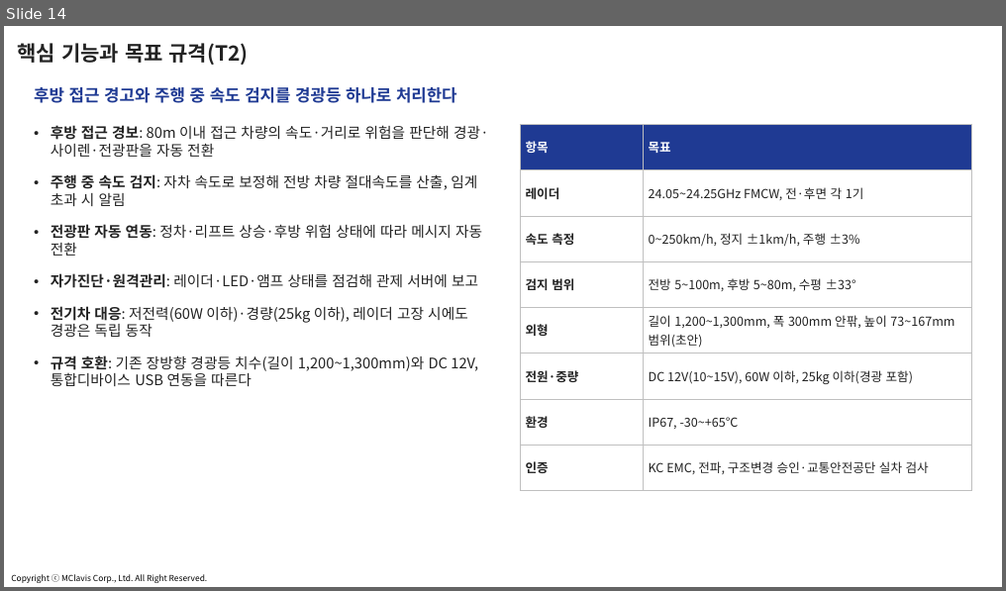
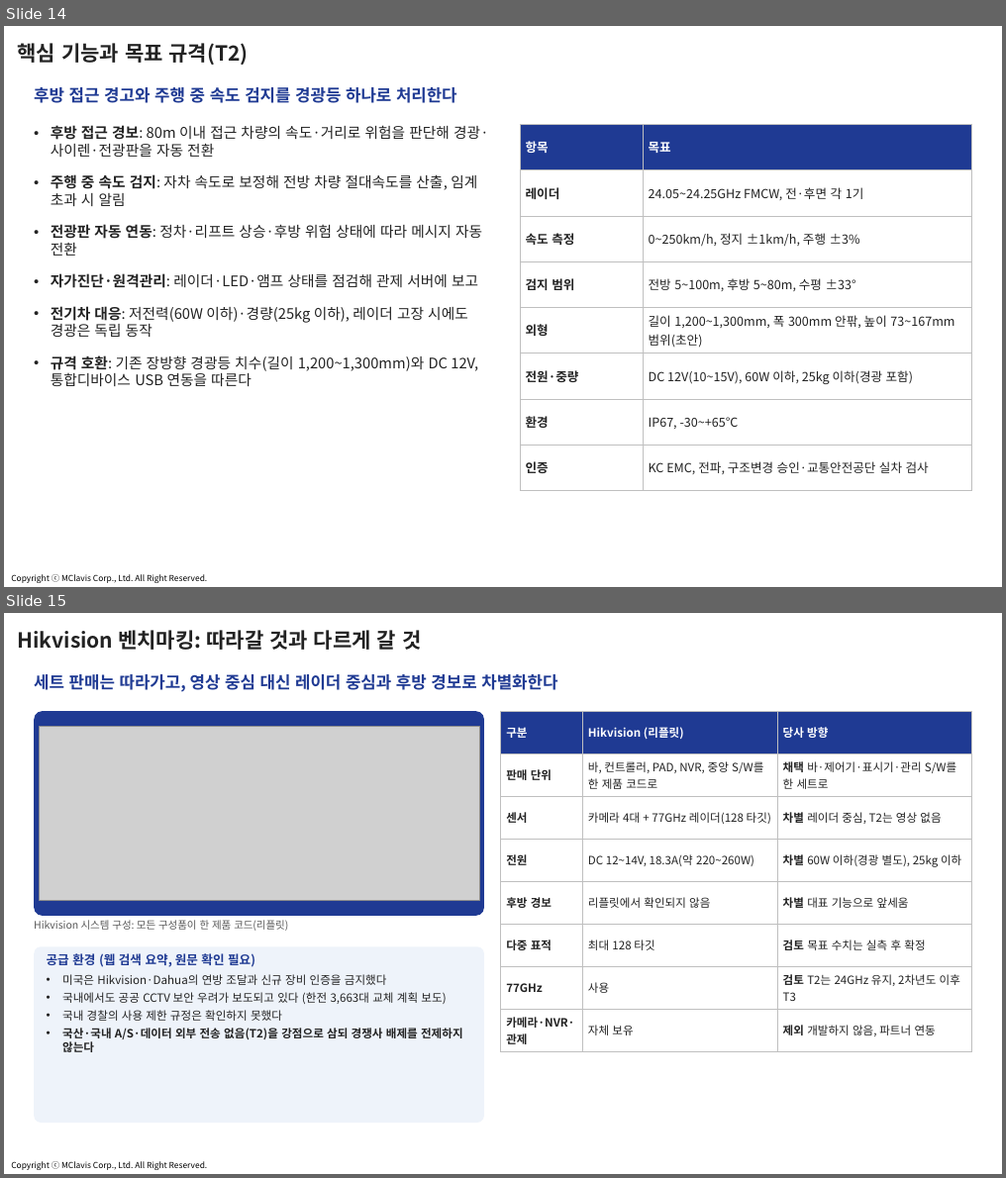
Before and after one commit to jangha-collab/jangha-kim, a slide deck: docs/사업계획서/2026-10_스마트경찰경광등_사업계획_과제제안.pptx. Shown one above the other, each under a label of ours: slide 14 before the commit, slides 14 and 15 after it. The pictures are 1006x591 and 1006x1178 pixels, drawn with LibreOffice and Linux fonts; fonts in the diff are those of the drawing; grey boxes stand for pictures; background and template pictures are left out. Boxes give left, top, right and bottom in pixels: in the first picture for what was removed or moved away, otherwise in the second. Text is boxed around its words. In the diff, an @@ line names an element or a change of style, - is before the commit and + after.

```diff
--- a/docs/사업계획서/2026-10_스마트경찰경광등_사업계획_과제제안.pptx
+++ b/docs/사업계획서/2026-10_스마트경찰경광등_사업계획_과제제안.pptx
@@ slide 15 added at <box>4,613,1002,1174</box>, background #FFFFFF; not listed: 1 template element that a slide beside it also shows @@
@@ title added at <box>18,630,421,650</box>, 20 pt, text #222222, bold @@
+Hikvision 벤치마킹: 따라갈 것과 다르게 갈 것
@@ text added at <box>34,674,557,692</box>, 16 pt, text #1F3A93, bold @@
+세트 판매는 따라가고, 영상 중심 대신 레이더 중심과 후방 경보로 차별화한다
@@ rounded rectangle added at <box>34,711,484,916</box>, fill #1F3A93 @@
@@ picture added at <box>40,727,479,900</box> @@
@@ table added at <box>500,711,971,1052</box>, 8 rows, 3 columns @@
+구분 | Hikvision (리플릿) | 당사 방향
+판매 단위 | 바, 컨트롤러, PAD, NVR, 중앙 S/W를 한 제품 코드로 | 채택 바·제어기·표시기·관리 S/W를 한 세트로
+센서 | 카메라 4대 + 77GHz 레이더(128 타깃) | 차별 레이더 중심, T2는 영상 없음
+전원 | DC 12~14V, 18.3A(약 220~260W) | 차별 60W 이하(경광 별도), 25kg 이하
+후방 경보 | 리플릿에서 확인되지 않음 | 차별 대표 기능으로 앞세움
+다중 표적 | 최대 128 타깃 | 검토 목표 수치는 실측 후 확정
+77GHz | 사용 | 검토 T2는 24GHz 유지, 2차년도 이후 T3
+카메라·NVR·관제 | 자체 보유 | 제외 개발하지 않음, 파트너 연동
@@ text added at <box>34,920,288,931</box>, 10 pt, text #595959 @@
+Hikvision 시스템 구성: 모든 구성품이 한 제품 코드(리플릿)
@@ rounded rectangle added at <box>34,947,484,1123</box>, fill #EEF3FA @@
@@ text added at <box>47,954,463,1053</box>, 11 pt, text #222222 @@
+공급 환경 (웹 검색 요약, 원문 확인 필요)
+• 미국은 Hikvision·Dahua의 연방 조달과 신규 장비 인증을 금지했다
+• 국내에서도 공공 CCTV 보안 우려가 보도되고 있다 (한전 3,663대 교체 계획 보도)
+• 국내 경찰의 사용 제한 규정은 확인하지 못했다
+• 국산·국내 A/S·데이터 외부 전송 없음(T2)을 강점으로 삼되 경쟁사 배제를 전제하지 않는다
```
Also in this commit, not shown: 1 slide changed, 7 other files.
